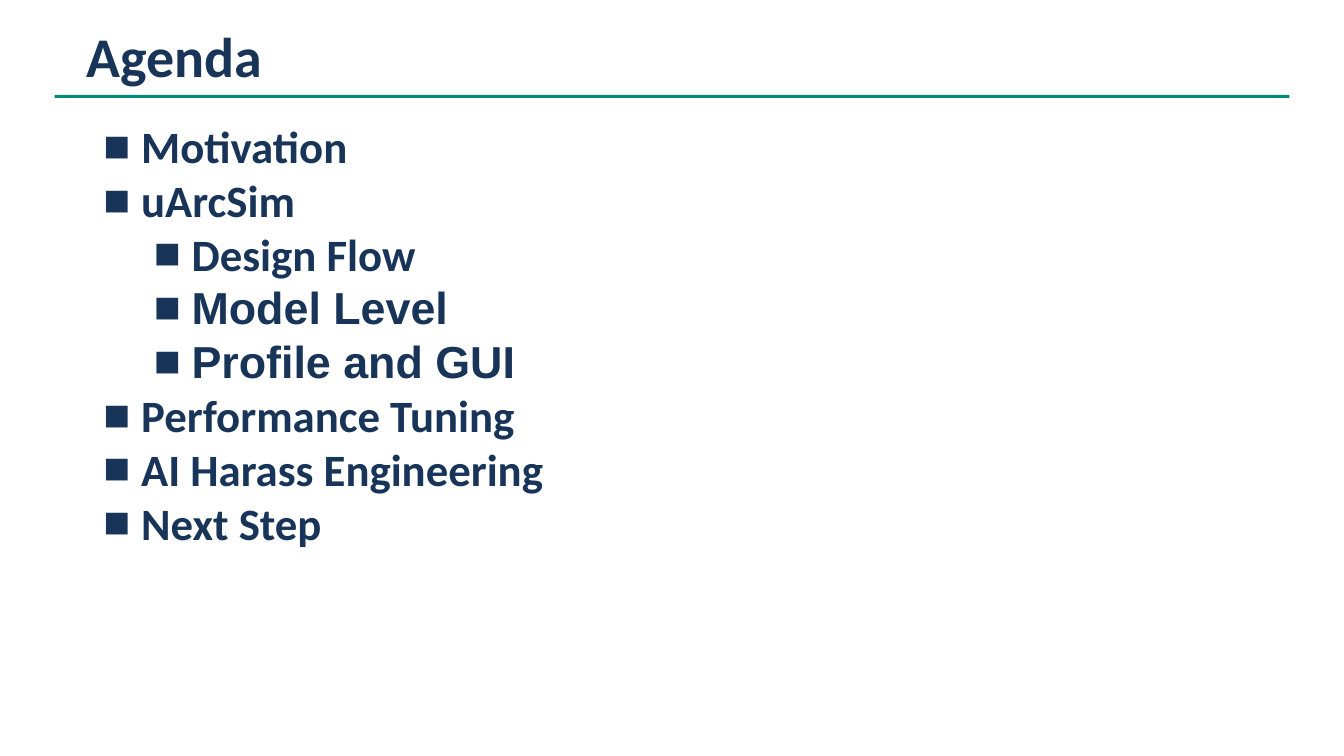
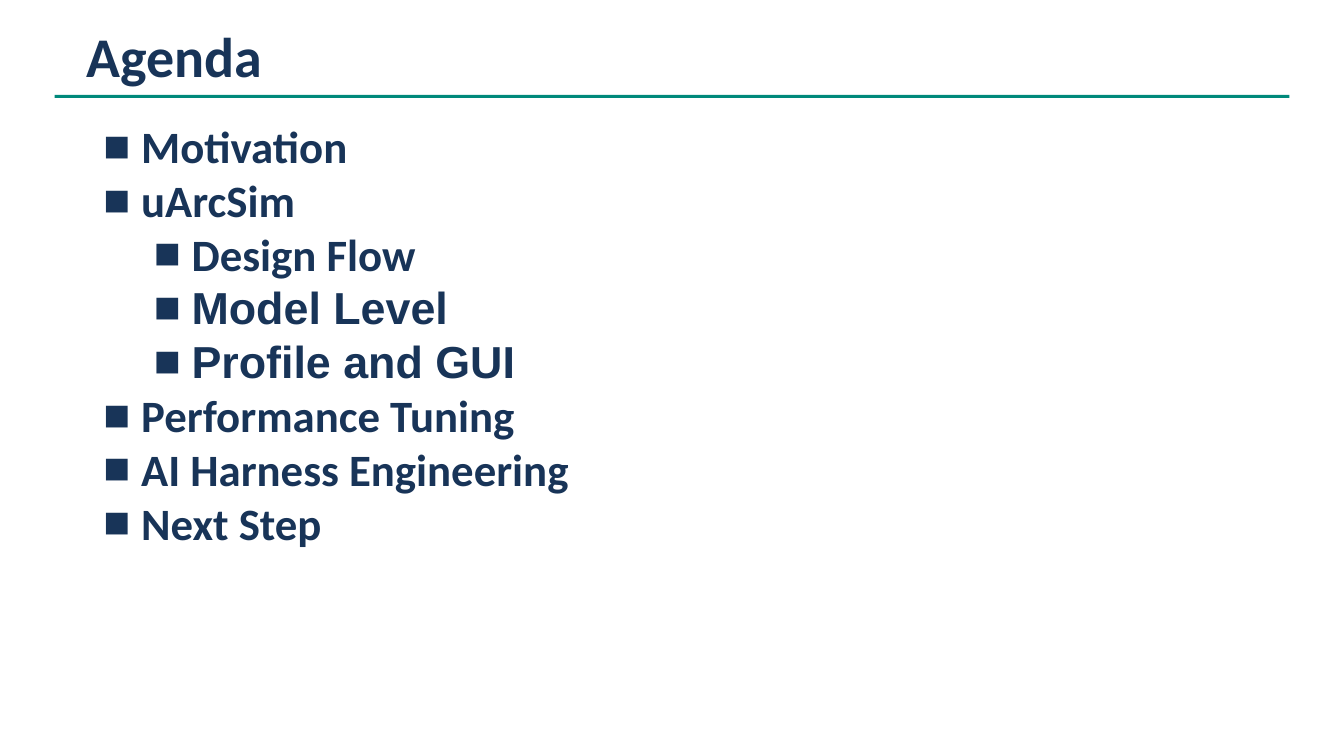
Before and after one commit to cclwylin/mdla7, a slide deck: slide 2 of reports/uArcSim Implementation by AI.pptx. Drawn at 1344x756 pixels with LibreOffice and Linux fonts; fonts in the diff are those of the drawing. Boxes give left, top, right and bottom in pixels: in the first picture for what was removed or moved away, otherwise in the second. Text is boxed around its words. In the diff, an @@ line names an element or a change of style, - is before the commit and + after.

```diff
--- a/reports/uArcSim Implementation by AI.pptx
+++ b/reports/uArcSim Implementation by AI.pptx
@@ text at (x1=141, y1=454, x2=568, y2=494): text changed @@
-■ AI Harass Engineering
+■ AI Harness Engineering
```
Also in this commit, not shown: 1 other slide changed, 2 other files.
